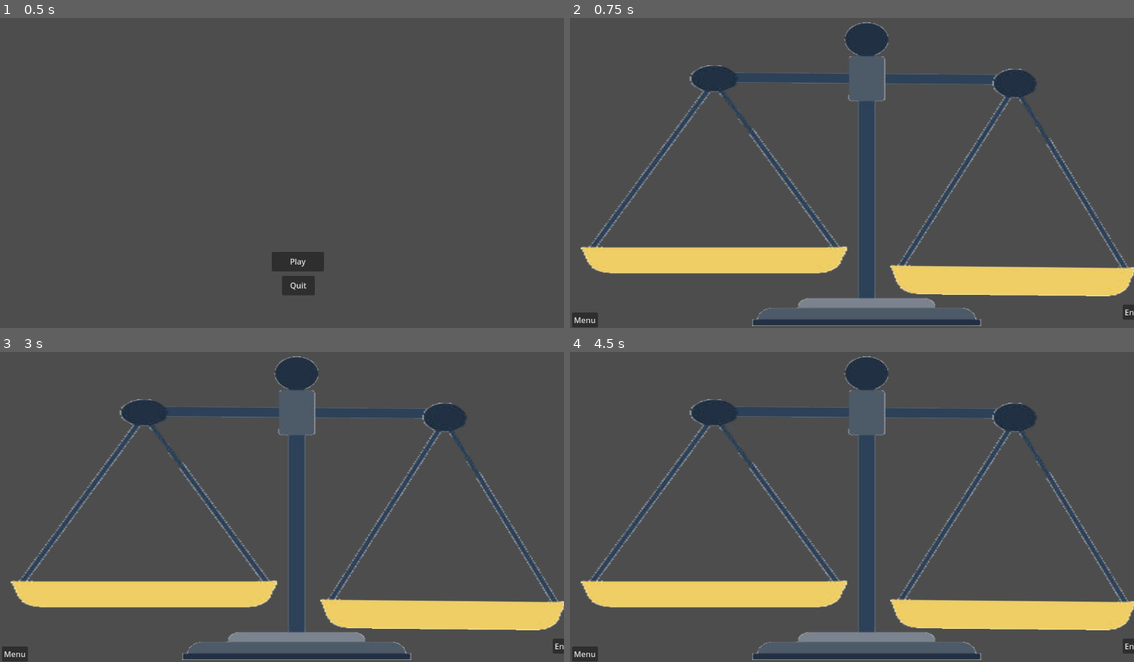
Above: before the commit, frames 1-4 (two rows, left to right).
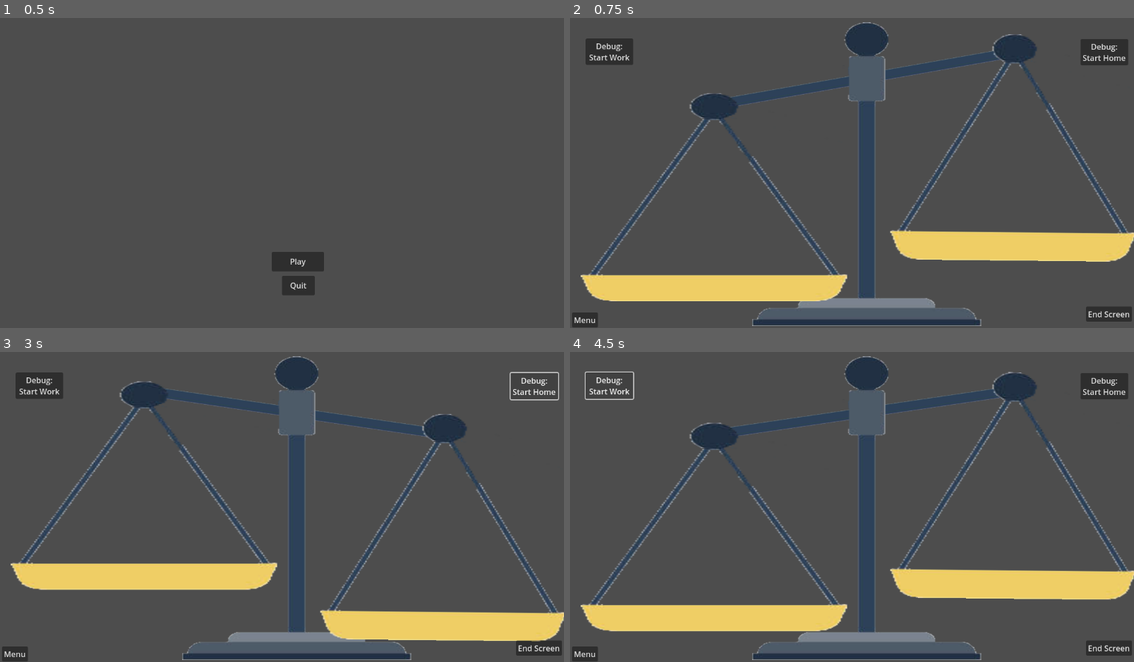
Above: after the commit, the same moments.

Repository: broldin123/GameJam
Game: Godot game, scene res://TitleScene.tscn
Same seed, same stepped clock (60 frames per second), same inputs: the game is played once before the commit and once after it.
Inputs (mouse positions are in pixels of both pictures, inside the frame that each line leads up to):
- Up to frame 1 (0.5 s): no input
- Up to frame 2 (0.75 s): click "Play" at 0.5 s
- Up to frame 3 (3 s): click "Menu" at 1.25 s; click "Play" at 2 s; click (535, 386) at 2.75 s, where only the run after the commit has a clickable "Debug: Start Home"
- Up to frame 4 (4.5 s): click (1105, 386) at 3.5 s, where only the run after the commit has a clickable "Debug: Start Home"; click (609, 386) at 4.25 s, where only the run after the commit has a clickable "Debug: Start Work"

Frame 1 is identical in both runs. In frame 2, 26% of the frame differs, in the area x 1-100%, y 5-98%; in frame 3, 18%; in frame 4, 25%.

Commit message:
Buttons to change scale

Diff:
--- a/GameScene.gd
+++ b/GameScene.gd
@@ -10,10 +10,14 @@
 func _process(delta):
 	pass
 
+func _on_btn_main_menu_pressed():
+	get_tree().change_scene_to_file("res://TitleScene.tscn")
+
+func _on_btn_start_home_pressed():
+	$Scale/ScaleAnim.play("RightDownToUp")
+
+func _on_btn_start_work_pressed():
+	$Scale/ScaleAnim.play("RightUpToDown")
 
 func _on_btn_end_screen_pressed():
 	get_tree().change_scene_to_file("res://EndScene.tscn")
-
-
-func _on_btn_main_menu_pressed():
-	get_tree().change_scene_to_file("res://TitleScene.tscn")
--- a/GameScene.tscn
+++ b/GameScene.tscn
@@ -1,9 +1,95 @@
-[gd_scene load_steps=5 format=3 uid="uid://dlb3nbb7k6p1i"]
+[gd_scene load_steps=8 format=3 uid="uid://dlb3nbb7k6p1i"]
 
 [ext_resource type="Script" path="res://GameScene.gd" id="1_8ahbh"]
 [ext_resource type="Texture2D" uid="uid://byg1lr85m6v0c" path="res://scaleBeam.png" id="2_ttryy"]
 [ext_resource type="Texture2D" uid="uid://buk33vgcta34w" path="res://scalePlate.png" id="3_cot5q"]
 [ext_resource type="Texture2D" uid="uid://5cbp1tr0dntk" path="res://scaleCenter.png" id="4_50k31"]
+
+[sub_resource type="Animation" id="Animation_g5li3"]
+resource_name = "RightDownToUp"
+length = 2.0
+tracks/0/type = "value"
+tracks/0/imported = false
+tracks/0/enabled = true
+tracks/0/path = NodePath("ScalePlateRight:position")
+tracks/0/interp = 1
+tracks/0/loop_wrap = true
+tracks/0/keys = {
+"times": PackedFloat32Array(0, 2),
+"transitions": PackedFloat32Array(1, 1),
+"update": 0,
+"values": [Vector2(303, 85), Vector2(303, -15)]
+}
+tracks/1/type = "value"
+tracks/1/imported = false
+tracks/1/enabled = true
+tracks/1/path = NodePath("ScalePlateLeft:position")
+tracks/1/interp = 1
+tracks/1/loop_wrap = true
+tracks/1/keys = {
+"times": PackedFloat32Array(0, 2),
+"transitions": PackedFloat32Array(1, 1),
+"update": 0,
+"values": [Vector2(-309, -17), Vector2(-309, 85)]
+}
+tracks/2/type = "value"
+tracks/2/imported = false
+tracks/2/enabled = true
+tracks/2/path = NodePath("ScaleBeam:rotation")
+tracks/2/interp = 1
+tracks/2/loop_wrap = true
+tracks/2/keys = {
+"times": PackedFloat32Array(0, 1, 2),
+"transitions": PackedFloat32Array(1, 1, 1),
+"update": 0,
+"values": [-1.39626, -1.5708, -1.74533]
+}
+
+[sub_resource type="Animation" id="Animation_ct33i"]
+resource_name = "RightUpToDown"
+length = 2.0
+tracks/0/type = "value"
+tracks/0/imported = false
+tracks/0/enabled = true
+tracks/0/path = NodePath("ScalePlateRight:position")
+tracks/0/interp = 1
+tracks/0/loop_wrap = true
+tracks/0/keys = {
+"times": PackedFloat32Array(0, 2),
+"transitions": PackedFloat32Array(1, 1),
+"update": 0,
+"values": [Vector2(303, -17), Vector2(303, 85)]
+}
+tracks/1/type = "value"
+tracks/1/imported = false
+tracks/1/enabled = true
+tracks/1/path = NodePath("ScalePlateLeft:position")
+tracks/1/interp = 1
+tracks/1/loop_wrap = true
+tracks/1/keys = {
+"times": PackedFloat32Array(0, 2),
+"transitions": PackedFloat32Array(1, 1),
+"update": 0,
+"values": [Vector2(-309, 85), Vector2(-309, -17)]
+}
+tracks/2/type = "value"
+tracks/2/imported = false
+tracks/2/enabled = true
+tracks/2/path = NodePath("ScaleBeam:rotation")
+tracks/2/interp = 1
+tracks/2/loop_wrap = true
+tracks/2/keys = {
+"times": PackedFloat32Array(0, 2),
+"transitions": PackedFloat32Array(1, 1),
+"update": 0,
+"values": [-1.74533, -1.39626]
+}
+
+[sub_resource type="AnimationLibrary" id="AnimationLibrary_pr0dm"]
+_data = {
+"RightDownToUp": SubResource("Animation_g5li3"),
+"RightUpToDown": SubResource("Animation_ct33i")
+}
 
 [node name="Node2D" type="Node2D"]
 position = Vector2(4, 616)
@@ -14,7 +100,7 @@
 
 [node name="ScaleBeam" type="Sprite2D" parent="Scale"]
 position = Vector2(-1, -158)
-rotation = 1.57839
+rotation = -1.74533
 scale = Vector2(1.18231, 2.60758)
 texture = ExtResource("2_ttryy")
 
@@ -28,21 +114,26 @@
 rotation = -1.76302
 scale = Vector2(0.982055, 1.51073)
 
+[node name="ScaleCenter" type="Sprite2D" parent="Scale"]
+position = Vector2(3, 38)
+scale = Vector2(1.99791, 1.53905)
+texture = ExtResource("4_50k31")
+
 [node name="ScalePlateRight" type="Sprite2D" parent="Scale"]
-position = Vector2(303, 54)
+position = Vector2(303, -17)
 rotation = 0.0102167
 scale = Vector2(2.92343, 1.93315)
 texture = ExtResource("3_cot5q")
 
 [node name="ScalePlateLeft" type="Sprite2D" parent="Scale"]
-position = Vector2(-309, 28)
+position = Vector2(-309, 85)
 scale = Vector2(3.17839, 1.77781)
 texture = ExtResource("3_cot5q")
 
-[node name="ScaleCenter" type="Sprite2D" parent="Scale"]
-position = Vector2(3, 38)
-scale = Vector2(1.99791, 1.53905)
-texture = ExtResource("4_50k31")
+[node name="ScaleAnim" type="AnimationPlayer" parent="Scale"]
+libraries = {
+"": SubResource("AnimationLibrary_pr0dm")
+}
 
 [node name="btnMainMenu" type="Button" parent="."]
 offset_right = 8.0
@@ -52,14 +143,36 @@
 text = "Menu"
 
 [node name="btnEndScreen" type="Button" parent="."]
-offset_left = 1125.0
-offset_top = -16.0
-offset_right = 1219.0
-offset_bottom = 15.0
+offset_left = 1050.0
+offset_top = -12.0
+offset_right = 1144.0
+offset_bottom = 19.0
 size_flags_horizontal = 8
 text = "End Screen"
+
+[node name="btnStartHome" type="Button" parent="."]
+offset_left = 1039.0
+offset_top = -560.0
+offset_right = 1136.0
+offset_bottom = -506.0
+size_flags_horizontal = 8
+text = "Debug:
+Start Home"
+
+[node name="btnStartWork" type="Button" parent="."]
+offset_left = 28.0
+offset_top = -561.0
+offset_right = 125.0
+offset_bottom = -507.0
+size_flags_horizontal = 8
+text = "Debug:
+Start Work"
 
 [connection signal="pressed" from="btnMainMenu" to="." method="_on_button_pressed"]
 [connection signal="pressed" from="btnMainMenu" to="." method="_on_btn_main_menu_pressed"]
 [connection signal="pressed" from="btnEndScreen" to="." method="_on_btn_end_screen_pressed"]
 [connection signal="pressed" from="btnEndScreen" to="." method="_on_button_pressed"]
+[connection signal="pressed" from="btnStartHome" to="." method="_on_button_pressed"]
+[connection signal="pressed" from="btnStartHome" to="." method="_on_btn_start_home_pressed"]
+[connection signal="pressed" from="btnStartWork" to="." method="_on_btn_start_work_pressed"]
+[connection signal="pressed" from="btnStartWork" to="." method="_on_button_pressed"]
